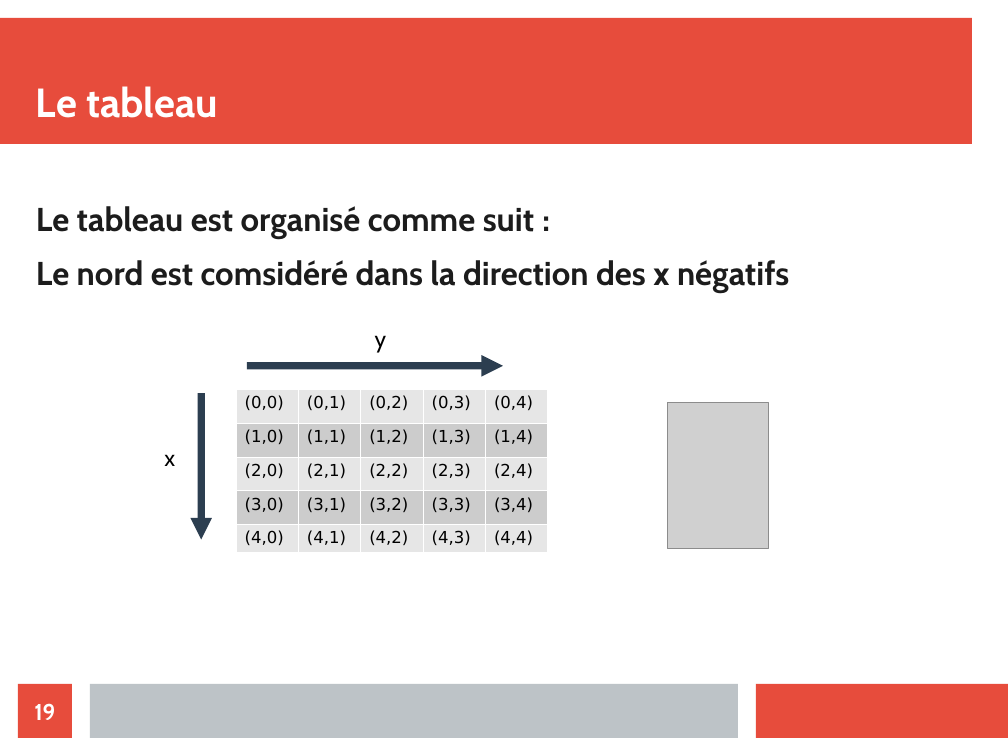
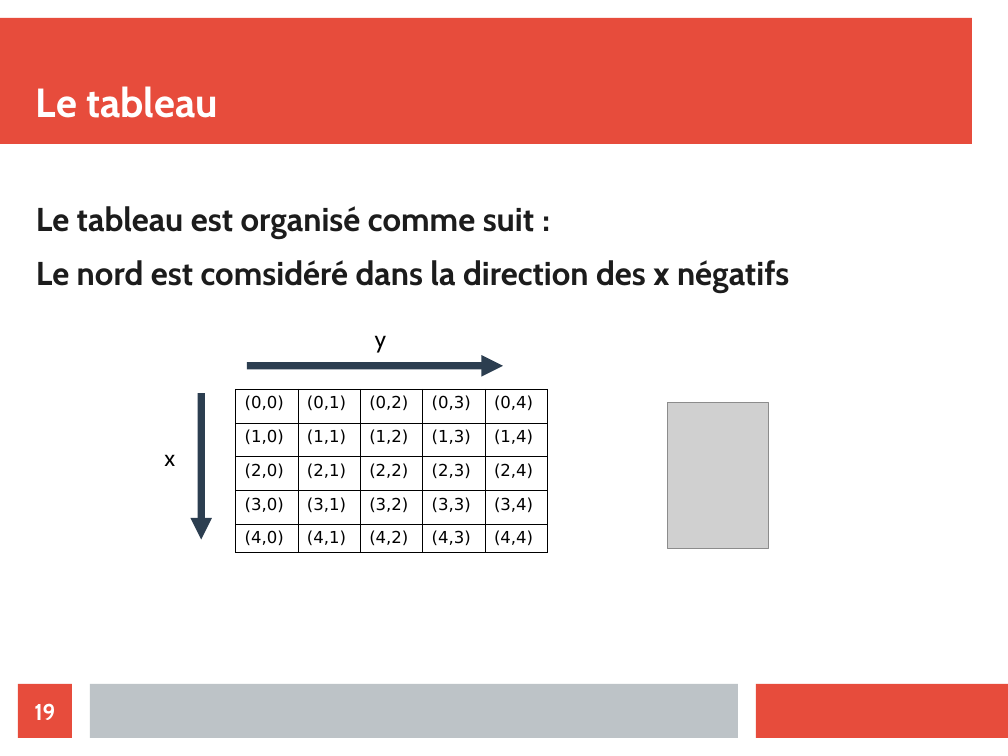
Before and after one commit to ValentinLebouvier/TAL2019, a slide deck: slide 19 of Comptes Rendus/CR.odp. Drawn at 1008x756 pixels with LibreOffice and Linux fonts; fonts in the diff are those of the drawing; grey boxes stand for pictures. Boxes give left, top, right and bottom in pixels: in the first picture for what was removed or moved away, otherwise in the second. Text is boxed around its words. In the diff, an @@ line names an element or a change of style, - is before the commit and + after.

```diff
--- a/Comptes Rendus/CR.odp
+++ b/Comptes Rendus/CR.odp
@@ table at bbox=[236, 390, 547, 553] @@
@@ fill #E6E6E6 to none in 15 cells @@
@@ fill #CCCCCC to none in 10 cells @@
@@ borders changed @@
```
Also in this commit, not shown: 1 other slide changed, 1 slide added, 9 other files.
